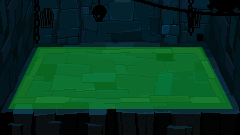
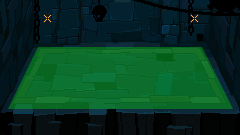
Two versions of the same layered image (240px x 135px). Layer-by-layer changes:
added group "Placeholders" with 2 layers above "Foreground.png" over <box>43,14,199,23</box>
added layer "Left Window" in group "Placeholders" over <box>43,14,52,23</box>
added layer "Right Window" in group "Placeholders" over <box>190,14,199,23</box>
removed layer "Layer 8" from group "View1.png" over <box>187,8,201,28</box>
removed layer "Layer 7" from group "View1.png" over <box>40,8,54,28</box>
